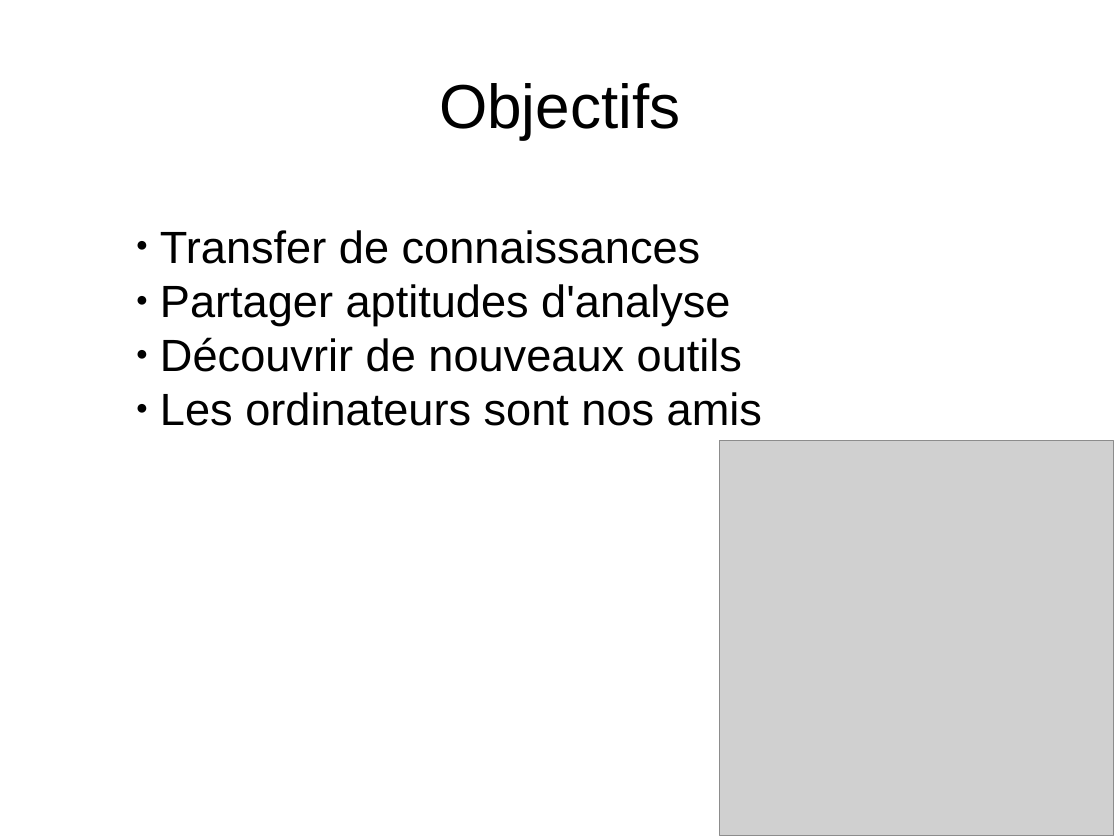
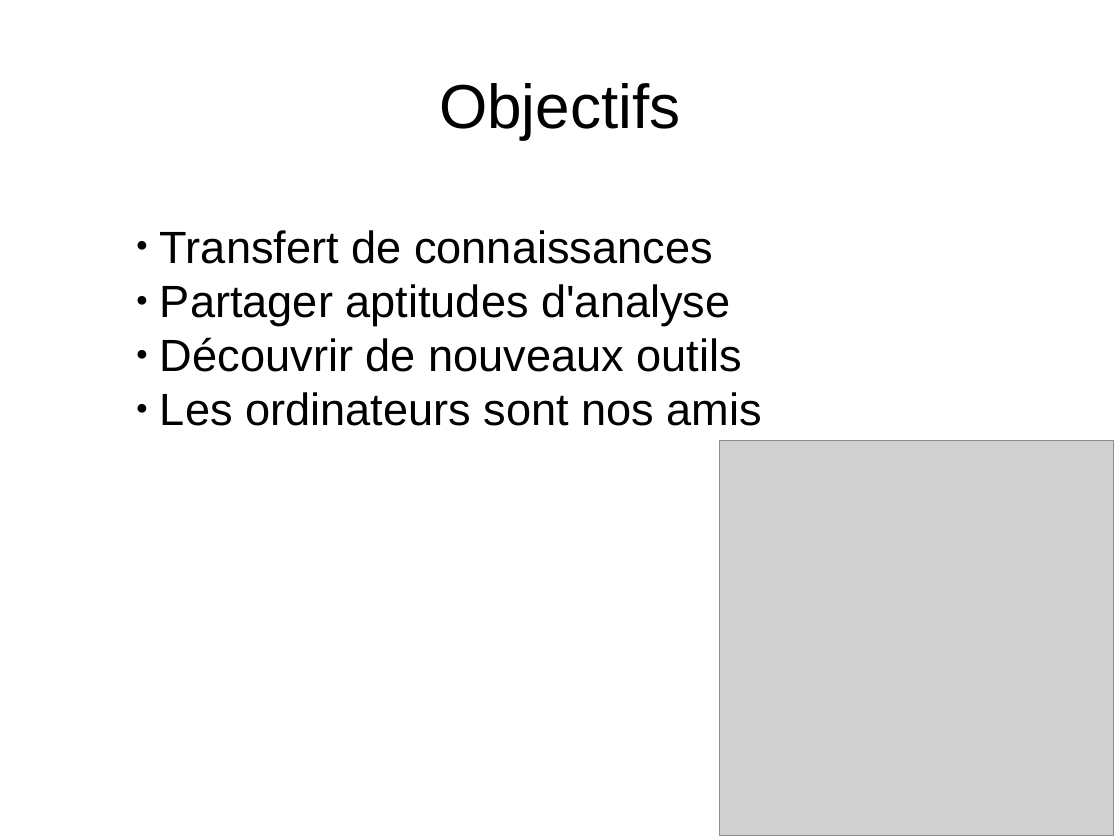
Before and after one commit to enormandeau/club_bioinfo_ibis, a slide deck: slide 6 of 01_presentations/01_presentation_club_interlab_ibis/presentation.odp. Drawn at 1120x840 pixels with LibreOffice and Linux fonts; fonts in the diff are those of the drawing; grey boxes stand for pictures. Boxes give left, top, right and bottom in pixels: in the first picture for what was removed or moved away, otherwise in the second. Text is boxed around its words. In the diff, an @@ line names an element or a change of style, - is before the commit and + after.

```diff
--- a/01_presentations/01_presentation_club_interlab_ibis/presentation.odp
+++ b/01_presentations/01_presentation_club_interlab_ibis/presentation.odp
@@ subtitle at [160, 230, 713, 264]: text changed @@
-● Transfer de connaissances
+● Transfert de connaissances
```
Also in this commit, not shown: 2 other slides changed, 1 other file.
